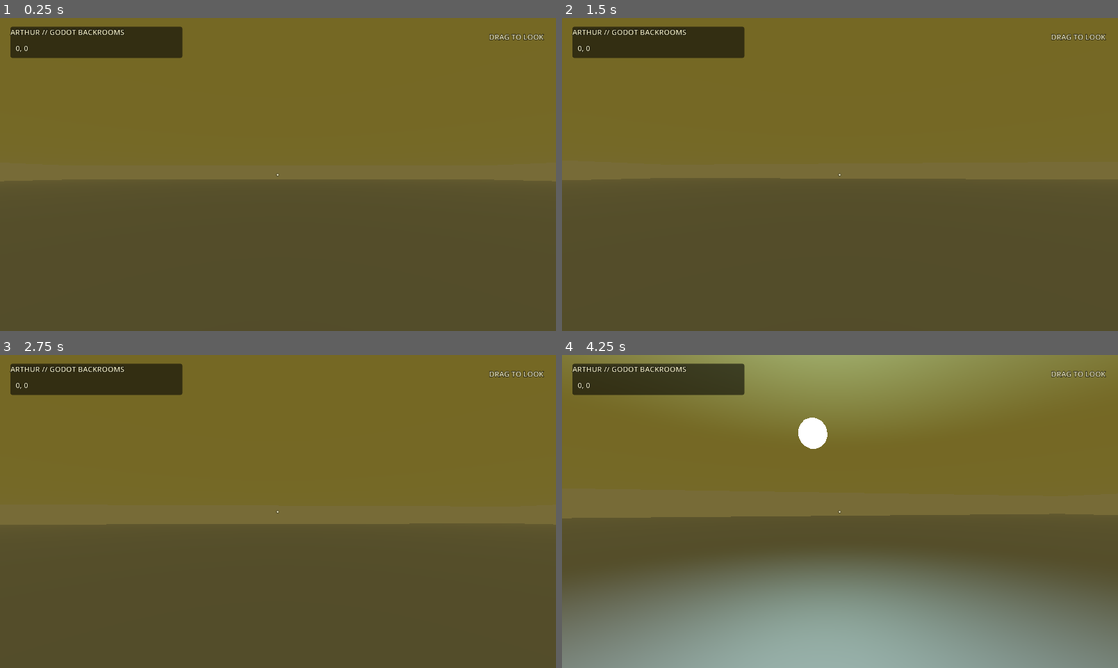
Above: before the commit, frames 1-4 (two rows, left to right).
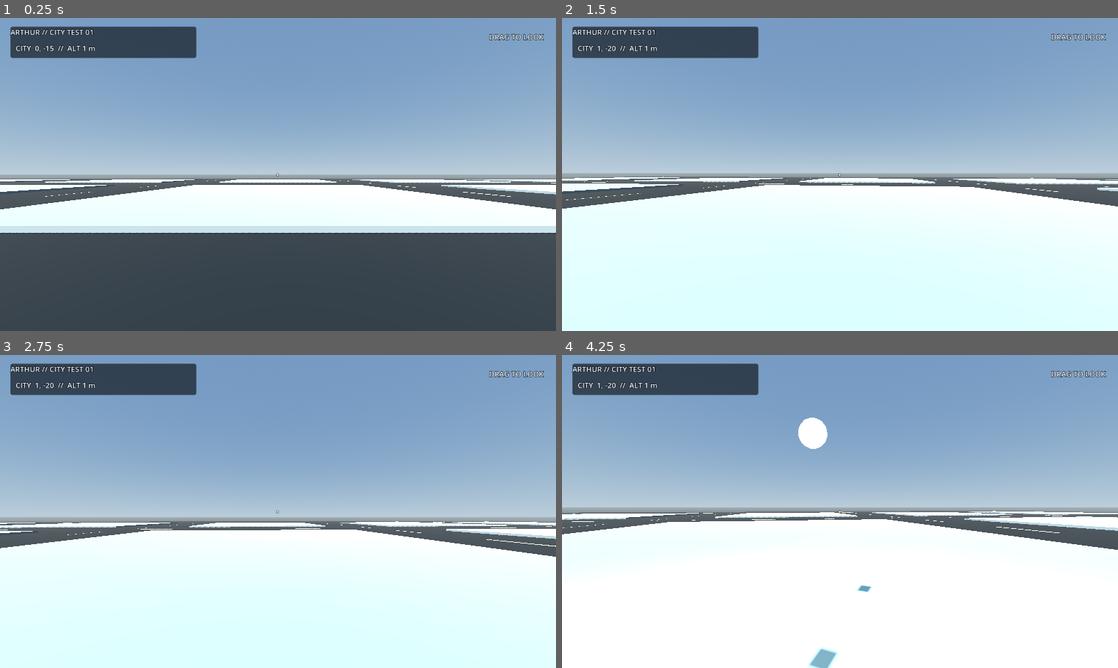
Above: after the commit, the same moments.

Repository: jain-Igtm/Strawberry-Games
Game: Godot game, scene res://arthur_mobile/city_main.tscn
Same seed, same stepped clock (60 frames per second), same inputs: the game is played once before the commit and once after it. Before the commit the project starts from res://arthur_mobile/main.tscn.
Inputs (mouse positions are in pixels of both pictures, inside the frame that each line leads up to):
- Up to frame 1 (0.25 s): no input
- Up to frame 2 (1.5 s): tap Enter at 0.5 s; move the mouse to (867, 174) at 0.52 s; hold Ctrl 0.53-1.28 s; hold W from 0.53 s (still down); click (867, 174) at 0.67 s; tap Space at 0.77 s; move the mouse to (812, 174) at 1.27 s; tap C at 1.35 s
- Up to frame 3 (2.75 s): keep holding W; tap Space at 1.52, 2 s; move the mouse to (289, 505) at 2.02 s; hold Shift from 2.03 s (still down)
- Up to frame 4 (4.25 s): keep holding W; tap Enter at 2.75 s; move the mouse to (834, 517) at 2.77 s; release Shift at 2.78 s; tap F at 2.85 s; click (834, 517) at 2.92 s; tap Space at 3.02, 3.77 s; move the mouse to (878, 514) at 3.52 s; tap E at 3.6 s

The runs differ from the first frame. In frame 1, 100% of the frame differs, in the area x 0-100%, y 0-100%; in frame 2, 100%; in frame 3, 100%; in frame 4, 100%.
Error before the commit: Parse Error: Could not resolve class "res://arthur_mobile/world_v10.gd". (res://arthur_mobile/world_v12.gd:1)

Commit message:
Point isolated branch at Arthur city scene

Diff:
--- a/godot-backrooms/overlay/project.godot
+++ b/godot-backrooms/overlay/project.godot
@@ -1,10 +1,10 @@
-; Arthur Backrooms mobile Godot overlay.
-; This file is copied over the pinned upstream Godot project during CI.
+; Arthur City mobile Godot overlay.
+; Branch-only normal-world fork of the Arthur Backrooms project.
 config_version=5
 
 [application]
-config/name="Arthur Backrooms"
-run/main_scene="res://arthur_mobile/main.tscn"
+config/name="Arthur City"
+run/main_scene="res://arthur_mobile/city_main.tscn"
 config/features=PackedStringArray("4.7", "Mobile")
 config/icon="res://icon.png"
 
@@ -24,4 +24,4 @@
 anti_aliasing/quality/msaa_3d=1
 anti_aliasing/quality/use_debanding=true
 textures/vram_compression/import_etc2_astc=true
-environment/defaults/default_clear_color=Color(0.115, 0.105, 0.067, 1)
+environment/defaults/default_clear_color=Color(0.27, 0.43, 0.61, 1)
